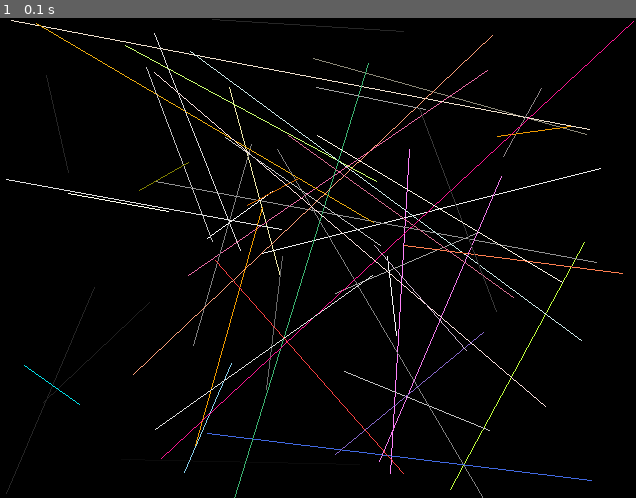
Above: before the commit, frame 1.
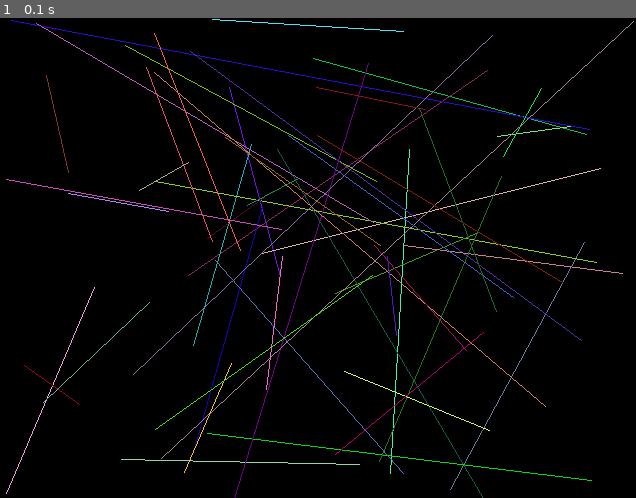
Above: after the commit, the same moment.

Repository: CoderDojoSV/beginner-python
Game: pygame game, started from Day-4/random drawing.py
Same seed, same stepped clock (60 frames per second), same inputs: the game is played once before the commit and once after it. The source is Python 2; it was converted automatically to run under Python 3.
Inputs:
- Up to frame 1 (0.1 s): no input

The runs differ from the first frame. In frame 1, 3.6% of the frame differs, in the area x 0-100%, y 0-100%.

Commit message:
Update random drawing.py

Diff:
--- a/Day-4/random drawing.py
+++ b/Day-4/random drawing.py
@@ -1,23 +1,30 @@
+#setup
 import random
 import pygame
 pygame.init()
 screen = pygame.display.set_mode((640,480))
 
+#functions
 def random_color():
-    colorname = random.choice(pygame.color.THECOLORS.keys())
-    return pygame.color.THECOLORS[colorname]
+    red = random.randint(0,255)
+    green = random.randint(0,255)
+    blue = random.randint(0,255)
+    return (red, green, blue)
+
 def random_coordinates():
     x = random.randint(0,640)
     y = random.randint(0,480)
     return (x,y)
 
-screen.fill((0,0,0))
+screen.fill(pygame.color.THECOLORS['black'])
 
 for i in range(50):
     pygame.draw.line(screen,random_color(),random_coordinates(),random_coordinates())
 
-pygame.display.flip()
+pygame.display.flip() #updates the display
 
+
+#closing the window
 running = True
 while running:
     for event in pygame.event.get():
